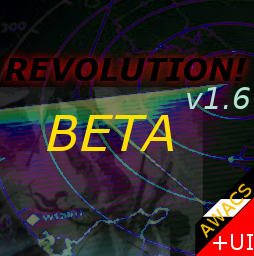
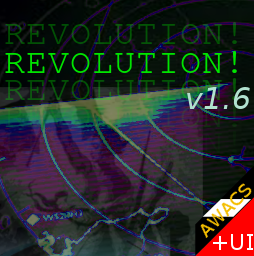
Before/after of a (254, 256) layered artwork. What changed in the layer stack:
hid "BETA" over (47, 115, 173, 151)
added layer "REVOLUTION! #4" (4%) above "REVOLUTION! #3" over (5, 130, 237, 153)
added layer "REVOLUTION! #3" (11%) above "REVOLUTION! #2" over (5, 105, 237, 127)
renamed "Drop Shadow" to "REVOLUTION! #2", opacity 86% → 32%, blend grain extract → normal, moved it above "REVOLUTION! #1", painted on it over (0, 47, 254, 100)
added layer "REVOLUTION! #1" (32%) above "REVOLUTION!" over (5, 22, 237, 44)
painted on "REVOLUTION!" over (5, 50, 246, 81)